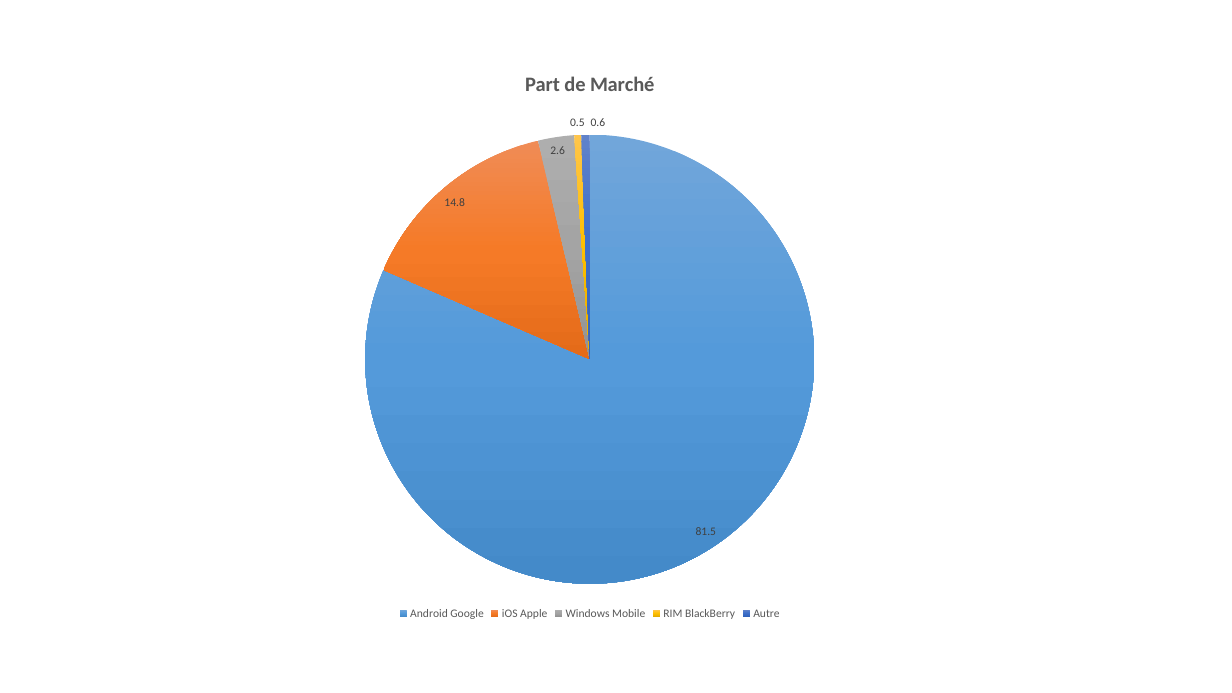
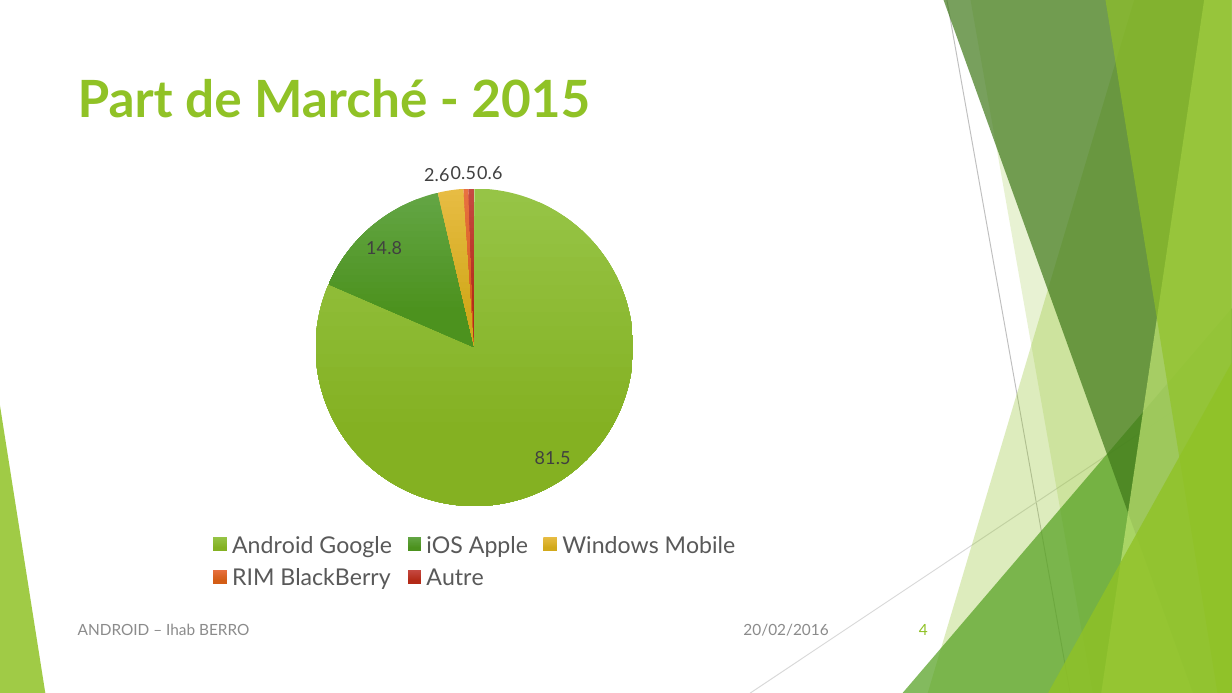
Before and after one commit to iberro/SMB214, a slide deck: slide 4 of Android.pptx. Drawn at 1232x693 pixels with LibreOffice and Linux fonts; fonts in the diff are those of the drawing. Boxes give left, top, right and bottom in pixels: in the first picture for what was removed or moved away, otherwise in the second. Text is boxed around its words. In the diff, an @@ line names an element or a change of style, - is before the commit and + after.

```diff
--- a/Android.pptx
+++ b/Android.pptx
@@ title added at <box>78,79,590,118</box>, 40 pt, text #90C226, bold @@
+Part de Marché - 2015
@@ pie chart at <box>40,148,909,595</box> @@
@@ title "Part de Marché" removed @@
-Part de Marché: 81.5, 14.8, 2.6, 0.5, 0.6
+Series 1: 81.5, 14.8, 2.6, 0.5, 0.6
@@ data labels of Series 1 changed @@
@@ colours of single points changed @@
@@ legend changed @@
@@ lettering changed @@
@@ pie chart: place and size @@
-pie chart at <box>129,49,1052,624</box>
+pie chart at <box>40,148,909,595</box>
@@ group added at <box>0,0,1232,693</box>: 5 freeform shapes, 3 triangles, 2 lines @@
@@ text added at <box>78,624,249,635</box>, 12 pt, text #8C8C8C @@
+ANDROID – Ihab BERRO
@@ text added at <box>743,624,828,636</box>, 12 pt, text #8C8C8C @@
+20/02/2016
@@ page number added at <box>919,624,928,635</box>, 12 pt, text #90C226 @@
+4
```
Also in this commit, not shown: 2 other slides changed, 14 slides added, 4 slides removed, 3 other files.
